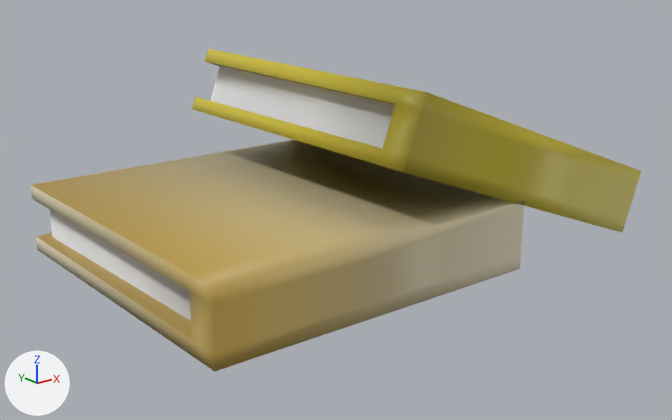
Before and after pictures for a commit that changed the FBX model Assets/Arts/Envi/Props/Props_Book_05.fbx.
Rendered twice from a 50 mm lens placed at (-0.787, -1.06, 0.484), pointed at (0.053, -0.01, 0.064). Lighting does not change. The marker at lower left points along +X, +Y and +Z. The older version comes first.

Objects in the first picture: 'Props_Book_05'.
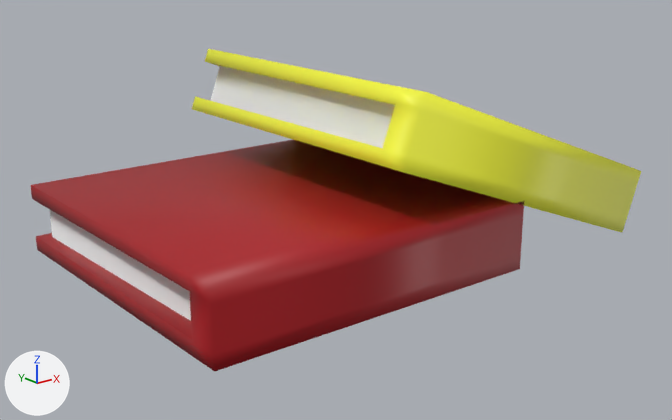
What changed in the scene script:
```text
Add img_warna_baruuu_png:
    img_warna_baruuu_png = load_image('warna baruuu.png', '../Texture/warna baruuu.png', 1024, 1024, 'sRGB')
Change mat_tex_env:
    mat_tex_env.texture: img_tex_env_png -> img_warna_baruuu_png
```

Changed parts and their boxes [x1, y1, x2, y2] in the pictures (672 x 420 px):
'Props_Book_05', surface changed
    both: [31, 49, 641, 371]
